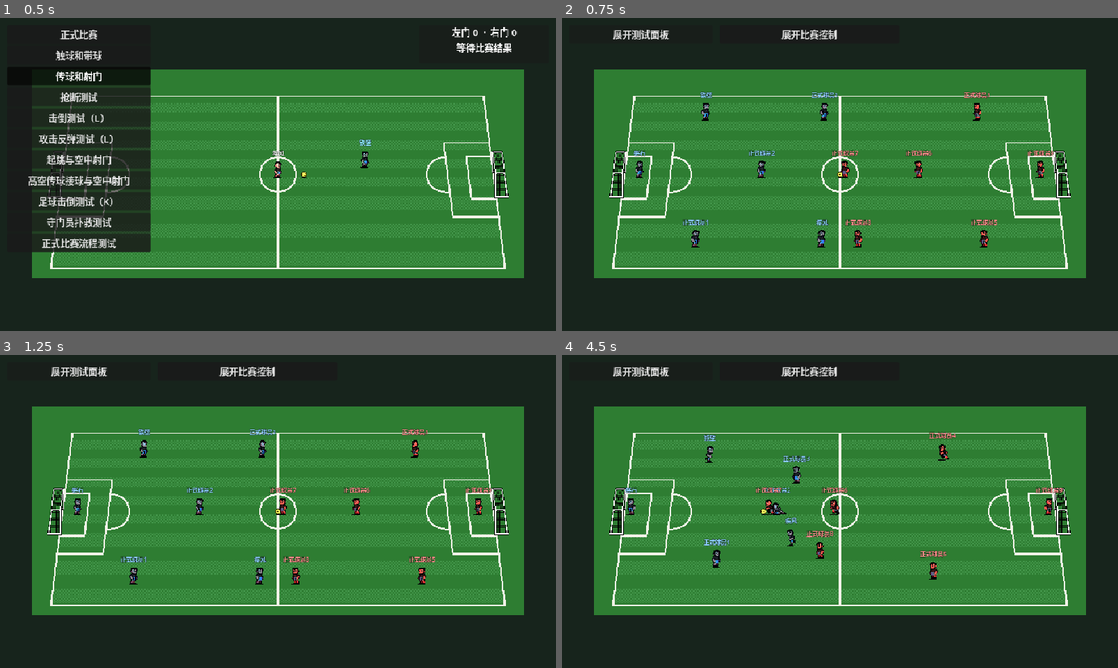
Above: before the commit, frames 1-4 (two rows, left to right).
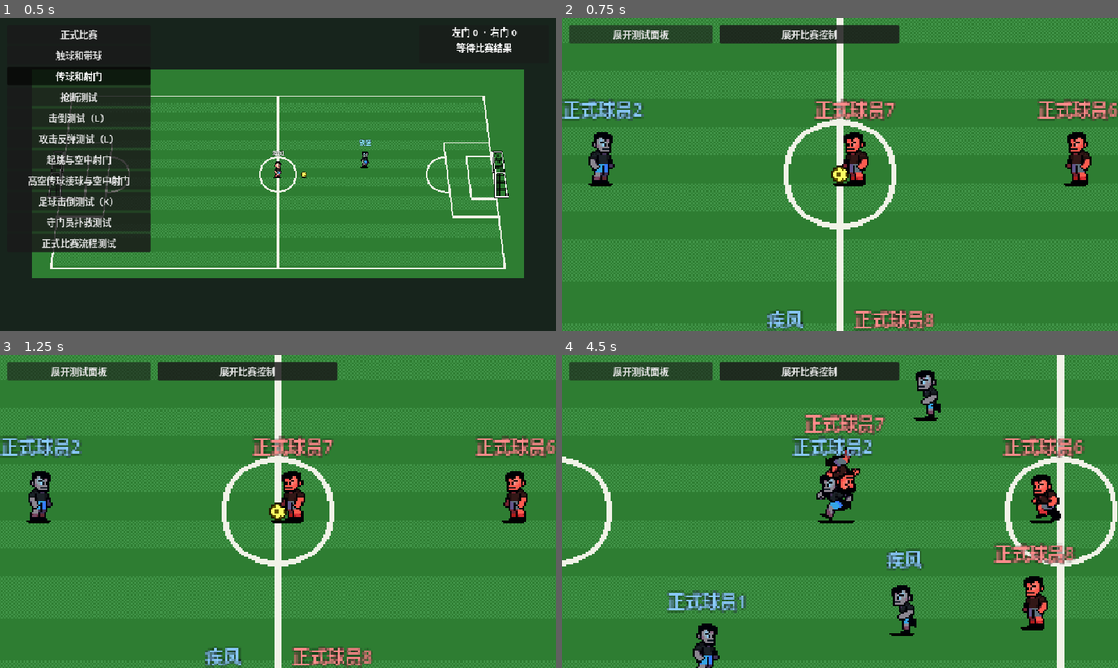
Above: after the commit, the same moments.

Repository: zerro12402/LuckyFootball
Game: Godot game, scene res://scenes/main/game_modes.tscn
Same seed, same stepped clock (60 frames per second), same inputs: the game is played once before the commit and once after it.
Inputs (mouse positions are in pixels of both pictures, inside the frame that each line leads up to):
- Up to frame 1 (0.5 s): no input
- Up to frame 2 (0.75 s): click "正式比赛" at 0.5 s
- Up to frame 3 (1.25 s): no input
- Up to frame 4 (4.5 s): click "展开比赛控制" at 1.25 s; click "开始比赛" at 2 s; tap Enter at 2.75 s; move the mouse to (962, 495) at 2.77 s; hold D (move_right) 2.78-3.5 s; tap M at 2.85 s; click (962, 495) at 2.92 s; tap Space at 3.02 s; drag from (728, 527) to (812, 574) at 3.52 s; move the mouse to (895, 442) at 4.27 s; hold D (move_right) from 4.28 s (still down); tap K at 4.35 s

Frame 1 is identical in both runs. In frame 2, 47% of the frame differs, in the area x 0-100%, y 0-100%; in frame 3, 47%; in frame 4, 50%.

Commit message:
镜头优化

Diff:
--- a/resources/data/ai_configs.csv
+++ b/resources/data/ai_configs.csv
@@ -1,12 +1,14 @@
 key,value,comment
 heartbeat_seconds,0.2,普通决策复查间隔（秒）
-hold_seconds,0.6,移动行为最短保持时间（秒）
+hold_seconds,1.0,移动行为最短保持时间（秒）
 plan_timeout_seconds,2,单次移动计划最长时间（秒）
 arrival_m,0.25,移动到达容差（米）
 pressure_m,4,受压进入距离（米）
 pressure_exit_m,5,受压退出距离（米）
 press_pass_multiplier,2,受压时传球权重倍率
 press_dribble_multiplier,0.5,受压时推进权重倍率
+forward_clear_dribble_radius_m,2,前锋持球推进加权的无对手半径（米）
+forward_clear_dribble_multiplier,1.5,前锋持球且半径内无对手时的推进权重倍率
 pass_forward_weight,4,向前传球目标权重；按球队进攻方向计算
 pass_lateral_weight,1,横向传球目标权重
 pass_backward_weight,0.1,回传目标权重；保留低概率安全回传
--- a/scripts/app/formal_match_bootstrap.gd
+++ b/scripts/app/formal_match_bootstrap.gd
@@ -10,6 +10,7 @@
 @export var match_id: String = ""
 @export var random_seed: int = 1
 @export var autonomous_players: bool = true
+@export var use_local_camera: bool = true
 @onready var _field: FieldEnvironment = %FieldEnvironment
 
 static var _instance_sequence: int = 0
@@ -61,6 +62,7 @@
 		_sources.append(source)
 	_loop = GameLoop.new(_simulation, GameLoop.DEFAULT_FIXED_DELTA_SECONDS,
 		GameLoop.DEFAULT_MAX_FRAME_DELTA_SECONDS, GameLoop.DEFAULT_MAX_STEPS_PER_FRAME, null, [], _sources)
+	_field.use_local_camera = use_local_camera
 	_field.configure(_data.get_field_by_id("demo_field"))
 	_field.configure_player_names(_data.player_definitions)
 	_field.set_debug_enabled(false)
@@ -78,7 +80,7 @@
 ## Drives the same fixed-step loop as development matches, with no player keyboard input.
 func _process(delta: float) -> void:
 	if _loop != null:
-		_present(_loop.advance_frame(delta, []))
+		_present(_loop.advance_frame(delta, []), delta)
 
 ## Lets a later production AI assembler supply authorized sources without importing its implementation.
 func set_action_sources(sources: Array[MatchActionSource]) -> bool:
@@ -152,8 +154,8 @@
 	_controls_toggle.text = "展开比赛控制" if collapsed else "收起比赛控制"
 
 ## Displays copied phase/time/team scores and immutable terminal facts without changing match state.
-func _present(frame: MatchFrameResult) -> void:
-	_field.present(frame.snapshot)
+func _present(frame: MatchFrameResult, delta_seconds: float = 0.0) -> void:
+	_field.present(frame.snapshot, delta_seconds)
 	_field.present_events(frame.events)
 	var snapshot := frame.snapshot
 	var phases := ["等待开始", "比赛中", "已暂停", "比赛结束", "比赛已取消"]
--- a/scripts/core/ai/role_candidate_builder.gd
+++ b/scripts/core/ai/role_candidate_builder.gd
@@ -36,14 +36,19 @@
 			maxf(1.0, _tuning.weight(role, AIActionCandidate.Behavior.RETURN)))]
 	if owns:
 		candidates.append(_move(player, goal, AIActionCandidate.Behavior.ADVANCE,
-			_tuning.weight(role, AIActionCandidate.Behavior.ADVANCE) * (_tuning.number("press_dribble_multiplier") if is_pressured else 1.0)))
+			_advance_weight(snapshot, player, role, is_pressured)))
 		candidates.append(_passes(snapshot, player, role, is_pressured, goal))
-		var distance := player.position_m.distance_to(goal)
-		var floor_weight := _tuning.number("shot_min_multiplier")
-		var shot_factor := floor_weight + (1.0 - floor_weight) / (1.0 + pow(distance / _tuning.number("shot_distance_scale_m"), 2.0))
 		if can_attempt_shot(player, goal):
+			var distance := player.position_m.distance_to(goal)
+			var floor_weight := _tuning.number("shot_min_multiplier")
+			var scaled_distance := distance / _tuning.number("shot_distance_scale_m")
+			var distance_factor := floor_weight + (1.0 - floor_weight) / (1.0 + scaled_distance * scaled_distance)
+			# Start the ground shot lottery at zero weight when the carrier crosses the range limit.
+			var range_ratio := distance / _tuning.number("shot_max_distance_m")
+			var range_factor := maxf(0.0, 1.0 - range_ratio * range_ratio)
+			var shot_weight := _tuning.weight(role, AIActionCandidate.Behavior.SHOOT) * distance_factor * range_factor
 			candidates.append(_one(player_id, AIActionCandidate.Behavior.SHOOT,
-				_tuning.weight(role, AIActionCandidate.Behavior.SHOOT) * shot_factor, MatchAction.Type.SHOOT))
+				shot_weight, MatchAction.Type.SHOOT))
 		if is_pressured:
 			candidates.append(_one(player_id, AIActionCandidate.Behavior.JUMP,
 				_tuning.weight(role, AIActionCandidate.Behavior.JUMP), MatchAction.Type.JUMP))
@@ -81,6 +86,22 @@
 		return scaled
 	return candidates
 
+## Favors a forward's dribble when the immediate space is clear, independently of broader pressure.
+func _advance_weight(snapshot: MatchStateSnapshot, player: PlayerStateSnapshot,
+		role: String, is_pressured: bool) -> float:
+	var weight := _tuning.weight(role, AIActionCandidate.Behavior.ADVANCE)
+	if is_pressured:
+		weight *= _tuning.number("press_dribble_multiplier")
+	if role != "forward":
+		return weight
+	var radius := _tuning.number("forward_clear_dribble_radius_m")
+	for opponent in snapshot.players:
+		if opponent.team_id != player.team_id \
+				and opponent.position_m.distance_squared_to(player.position_m) <= radius * radius:
+			return weight
+	return weight * _tuning.number("forward_clear_dribble_multiplier")
+
+
 ## Gives passes a category weight independent of how many eligible teammates exist.
 func _passes(snapshot: MatchStateSnapshot, player: PlayerStateSnapshot,
 		role: String, is_pressured: bool, goal: Vector2) -> AIActionCandidate:
--- a/scripts/core/data/ai_config_data_repository.gd
+++ b/scripts/core/data/ai_config_data_repository.gd
@@ -7,6 +7,11 @@
 const TACTICAL_KEYS: Array[String] = ["pass_forward_weight", "pass_lateral_weight",
 	"pass_backward_weight", "pass_direction_deadzone_m", "defense_standoff_m",
 	"press_prediction_seconds"]
+const FORWARD_DRIBBLE_DEFAULTS := {
+	"forward_clear_dribble_radius_m": 2.0,
+	"forward_clear_dribble_multiplier": 1.5,
+}
+
 var errors: PackedStringArray:
 	get: return _errors.duplicate()
 var _errors: PackedStringArray = []
@@ -31,7 +36,9 @@
 			continue
 		var key := row[0].strip_edges()
 		var raw := row[1].strip_edges()
-		if (not KEYS.has(key) and not SHOT_KEYS.has(key) and not TACTICAL_KEYS.has(key)) or numbers.has(key) or not raw.is_valid_float():
+		var known_key := KEYS.has(key) or SHOT_KEYS.has(key) or TACTICAL_KEYS.has(key) \
+			or FORWARD_DRIBBLE_DEFAULTS.has(key)
+		if not known_key or numbers.has(key) or not raw.is_valid_float():
 			_errors.append("Unknown, duplicate or nonnumeric AI key: " + key)
 			continue
 		var amount := raw.to_float()
@@ -55,4 +62,10 @@
 			or numbers["pass_lateral_weight"] < numbers["pass_backward_weight"]:
 		_errors.append("AI pass weights require forward >= lateral >= backward and positive forward")
 		return null
+	for key in FORWARD_DRIBBLE_DEFAULTS:
+		if not numbers.has(key):
+			numbers[key] = FORWARD_DRIBBLE_DEFAULTS[key]
+	if numbers["forward_clear_dribble_multiplier"] < 1.0:
+		_errors.append("AI clear dribble multiplier must be at least 1")
+		return null
 	return AIBehaviorConfig.new(numbers)
--- a/scripts/input/formal_flow_test_controls.gd
+++ b/scripts/input/formal_flow_test_controls.gd
@@ -39,6 +39,7 @@
 		_session.queue_free()
 	_session = SESSION_SCENE.instantiate() as FormalMatchBootstrap
 	_session.autonomous_players = false
+	_session.use_local_camera = false
 	_session.name = "FormalSession"
 	get_parent().add_child(_session)
 	_session.presentation_frame_ready.connect(_present)
--- a/scripts/presentation/field/field_environment.gd
+++ b/scripts/presentation/field/field_environment.gd
@@ -5,6 +5,12 @@
 const PLAYER_SCENE := preload("res://scenes/actors/player_actor.tscn")
 
 const REQUIRED_VIEW_SIZE := Vector2(960.0, 540.0)
+const LOCAL_FIELD_FRACTION := 0.25
+const GOAL_MARGIN_PX := 16.0
+const BALL_VERTICAL_MARGIN_PX := 48.0
+
+@export_range(0.01, 0.5, 0.01) var camera_follow_half_life_seconds: float = 0.08
+var use_local_camera: bool = false
 
 @onready var _left_goal: Node2D = %LeftGoal
 @onready var _right_goal: Node2D = %RightGoal
@@ -24,6 +30,9 @@
 
 var _field_definition: FieldDefinition
 var _projection: FieldArtProjection
+var _local_camera_zoom: float = 1.0
+var _camera_horizontal_bounds := Vector2.ZERO
+var _camera_round: int = -1
 var _keeper_save_duration: float = 1.2
 
 var _presented_player_ids: Array[String] = []
@@ -33,7 +42,7 @@
 var _right_net_tween: Tween
 
 
-## Keeps the fixed full-field camera fitted to the current viewport.
+## Keeps the active framing fitted to the current viewport.
 func _ready() -> void:
 	get_viewport().size_changed.connect(_fit_camera_to_viewport)
 	_fit_camera_to_viewport()
@@ -57,6 +66,11 @@
 		)
 	)
 	_debug_overlay.configure(_field_definition, _projection)
+	_camera_round = -1
+	_camera.position = Vector2.ZERO
+	if use_local_camera:
+		_calibrate_local_camera()
+	_fit_camera_to_viewport()
 
 
 ## Converts a metre position through the perspective art projection.
@@ -152,7 +166,7 @@
 
 
 ## Copies a match snapshot into visible actors without changing simulation state.
-func present(snapshot: MatchStateSnapshot) -> void:
+func present(snapshot: MatchStateSnapshot, delta_seconds: float = 0.0) -> void:
 	if _projection == null:
 		return
 	var player_actors: Array[PlayerActor] = [
@@ -183,6 +197,7 @@
 			):
 				aerial_carrier_actor = player_actors[player_index]
 	if snapshot.ball != null:
+		_update_camera(snapshot, delta_seconds)
 		_ball.present(snapshot.ball, _projection)
 		if hand_carrier_actor != null:
 			_ball.place_owned_sprite_at_foot(hand_carrier_actor.get_keeper_hand_world_position())
@@ -216,6 +231,65 @@
 			_right_net_tween = tween
 
 
+## Calibrates the nominal frame against the projected pitch polygon and goal art.
+func _calibrate_local_camera() -> void:
+	var boundary := _projection.get_boundary_points()
+	var signed_double_area := 0.0
+	var left_edge := INF
+	var right_edge := -INF
+	for index in range(boundary.size()):
+		var point := boundary[index]
+		signed_double_area += point.cross(boundary[(index + 1) % boundary.size()])
+		left_edge = minf(left_edge, point.x)
+		right_edge = maxf(right_edge, point.x)
+	var projected_area := absf(signed_double_area) * 0.5
+	_local_camera_zoom = sqrt(REQUIRED_VIEW_SIZE.x * REQUIRED_VIEW_SIZE.y
+		/ (projected_area * LOCAL_FIELD_FRACTION))
+	for goal in [_left_goal, _right_goal]:
+		for sprite in goal.get_children():
+			if sprite is Sprite2D:
+				var bounds: Rect2 = goal.transform * sprite.transform * sprite.get_rect()
+				left_edge = minf(left_edge, bounds.position.x)
+				right_edge = maxf(right_edge, bounds.end.x)
+	_camera_horizontal_bounds = Vector2(left_edge - GOAL_MARGIN_PX, right_edge + GOAL_MARGIN_PX)
+
+
+## Follows the ground projection and applies edge correction even on a zero-time reset frame.
+func _update_camera(snapshot: MatchStateSnapshot, delta_seconds: float) -> void:
+	if not use_local_camera:
+		return
+	var ball_position := snapshot.ball.position_m
+	var target_x := _clamp_camera_x(field_to_world(ball_position).x)
+	_camera.position.y = _get_camera_y(ball_position.y)
+	if _camera_round != snapshot.round_sequence:
+		_camera_round = snapshot.round_sequence
+		_camera.position.x = target_x
+		_camera.force_update_scroll()
+		return
+	var weight := 1.0 - pow(0.5, maxf(delta_seconds, 0.0) / camera_follow_half_life_seconds)
+	_camera.position.x = lerpf(_camera.position.x, target_x, weight)
+
+
+## Moves only far enough to show the ball near either touchline, without chasing it out of play.
+func _get_camera_y(ball_y_m: float) -> float:
+	var half_pitch_width := _field_definition.width_m * 0.5
+	var field_y_m := clampf(ball_y_m, -half_pitch_width, half_pitch_width)
+	var world_y := field_to_world(Vector2(0.0, field_y_m)).y
+	var half_height := get_viewport_rect().size.y / (2.0 * _camera.zoom.y)
+	var safe_half_height := maxf(0.0, half_height - BALL_VERTICAL_MARGIN_PX)
+	return world_y - clampf(world_y, -safe_half_height, safe_half_height)
+
+
+## Keeps the corresponding goal and padding inside the frame at either end.
+func _clamp_camera_x(world_x: float) -> float:
+	var half_width := get_viewport_rect().size.x / (2.0 * _camera.zoom.x)
+	var minimum_x := _camera_horizontal_bounds.x + half_width
+	var maximum_x := _camera_horizontal_bounds.y - half_width
+	if minimum_x > maximum_x:
+		return (_camera_horizontal_bounds.x + _camera_horizontal_bounds.y) * 0.5
+	return clampf(world_x, minimum_x, maximum_x)
+
+
 ## Preserves pitch proportions while fitting the design viewport.
 func _fit_camera_to_viewport() -> void:
 	var viewport_size := get_viewport_rect().size
@@ -223,7 +297,10 @@
 		viewport_size.x / REQUIRED_VIEW_SIZE.x,
 		viewport_size.y / REQUIRED_VIEW_SIZE.y,
 	)
-	_camera.zoom = Vector2.ONE * maxf(uniform_zoom, 0.01)
+	var framing_zoom := _local_camera_zoom if use_local_camera else 1.0
+	_camera.zoom = Vector2.ONE * maxf(uniform_zoom, 0.01) * framing_zoom
+	if use_local_camera and _camera_round >= 0:
+		_camera.position.x = _clamp_camera_x(_camera.position.x)
 
 
 ## Uses the configured simulation duration for read-only keeper animation playback.
--- a/tests/unit/test_ai_continuous_dribbling.gd
+++ b/tests/unit/test_ai_continuous_dribbling.gd
@@ -6,6 +6,7 @@
 ## Verifies candidate policy for every outfield role and actual jump motion through the simulation.
 func _init() -> void:
 	_test_carrier_candidates()
+	_test_forward_clear_dribble()
 	_test_moving_jump()
 	for failure in _failures:
 		printerr(failure)
@@ -38,6 +39,31 @@
 	for candidate in builder.build(snapshot, keeper.player_id, "keeper", keeper.state.position_m, Vector2(25, 0), "", false):
 		keeper_hold = keeper_hold or candidate.behavior == AIActionCandidate.Behavior.HOLD
 	_check(keeper_hold, "keeper still waits to distribute from a stationary position")
+
+## Uses the carrier's actual local space, including the exact radius, independently of pressure.
+func _test_forward_clear_dribble() -> void:
+	var f := Fixture.new()
+	var builder := RoleCandidateBuilder.new(f.tuning, f.rules, f.formal.field)
+	var carrier := f.player("carrier", Vector2(15, 0))
+	carrier.state_machine.set_possession_state(PlayerMatchState.PossessionState.POSSESSING)
+	var ball := BallMatchState.new(carrier.state.position_m)
+	ball._set_owner(carrier.player_id)
+	var teammate := f.player("mate", Vector2(16, 0))
+	var opponent := f.player("opponent", Vector2(15, 2), "away")
+	for distance: float in [2.0, 2.01]:
+		opponent.state._set_position(carrier.state.position_m + Vector2(0, distance))
+		var snapshot := f.snapshot([carrier, teammate, opponent], ball)
+		for role: String in ["forward", "mid", "back"]:
+			var expected := f.tuning.weight(role, AIActionCandidate.Behavior.ADVANCE) * 0.5
+			if distance > 2.0 and role == "forward":
+				expected *= 1.5
+			var choices := builder.build(snapshot, carrier.player_id, role, Vector2.ZERO,
+				Vector2(25, 0), "", true)
+			for candidate in choices:
+				if candidate.behavior == AIActionCandidate.Behavior.ADVANCE:
+					_check(is_equal_approx(candidate.weight, expected),
+						"Only a forward with no opponent within two metres gets the dribble bonus")
+
 
 ## A jump preserves real dribbling input, while directed high-pass reception and kicking still explicitly stop stale movement.
 func _test_moving_jump() -> void:
--- a/tests/unit/test_ai_loose_collection_and_close_shots.gd
+++ b/tests/unit/test_ai_loose_collection_and_close_shots.gd
@@ -87,6 +87,22 @@
 		for candidate in choices:
 			for option in candidate.targets:
 				_check(option.action.action_type != MatchAction.Type.SHOOT, "fifteen-metre ground shot excluded")
+		var previous_weight := -1.0
+		for distance: float in [12.0, 11.9, 10.0, 5.0]:
+			carrier.state._set_position(goal - Vector2(side * distance, 0.0))
+			snapshot = f.snapshot([carrier], ball)
+			choices = builder.build(snapshot, carrier.player_id, "forward", Vector2.ZERO, goal, "", false)
+			var shot_weight := 0.0
+			for candidate in choices:
+				if candidate.behavior == AIActionCandidate.Behavior.SHOOT:
+					shot_weight = candidate.weight
+			_check(shot_weight > previous_weight, "Ground shot weight rises as either team approaches goal")
+			if distance >= 11.9:
+				_check(shot_weight < 0.25, "Ground shot has negligible weight just inside the range limit")
+			if distance == 12.0:
+				_check(is_zero_approx(shot_weight), "Ground shot has zero weight at the limit")
+			previous_weight = shot_weight
+		carrier.state._set_position(Vector2(side * 10, 0))
 		carrier.state_machine.try_start_jump(f.rules)
 		carrier.advance(0.15)
 		snapshot = f.snapshot([carrier], ball)
--- /dev/null
+++ b/tests/unit/test_field_camera.gd
@@ -0,0 +1,123 @@
+## Verifies formal framing and follow behavior from camera values without inspecting rendered frames.
+extends SceneTree
+
+const Fixture = preload("res://tests/support/formal_match_fixture.gd")
+const FORMAL_SCENE := "res://scenes/match/formal_match.tscn"
+const FIELD_SCENE := "res://scenes/match/field_environment.tscn"
+var _failures: PackedStringArray = []
+
+
+## Waits for the headless tree before assembling the real production scene.
+func _init() -> void:
+	call_deferred("_run")
+
+
+## Exercises committed snapshots, viewport resizing and the unchanged shared full-field scene.
+func _run() -> void:
+	var viewport := SubViewport.new()
+	viewport.render_target_update_mode = SubViewport.UPDATE_DISABLED
+	viewport.size = Vector2i(960, 540)
+	root.add_child(viewport)
+	var formal := (load(FORMAL_SCENE) as PackedScene).instantiate() as FormalMatchBootstrap
+	formal.autonomous_players = false
+	viewport.add_child(formal)
+	formal.set_process(false)
+	var field := formal.get_node("FieldEnvironment") as FieldEnvironment
+	var camera := field._camera
+	var initial := formal.get_snapshot()
+	_check(initial != null, "Formal scene publishes its initial snapshot")
+	if initial != null:
+		_check(is_equal_approx(camera.position.x, field.field_to_world(initial.ball.position_m).x),
+			"Initial snapshot immediately centers on the kickoff ball")
+		var pitch_area := 299.0 * (723.0 + 787.0) * 0.5
+		var view_area := 960.0 * 540.0 / (camera.zoom.x * camera.zoom.y)
+		_check(absf(view_area / pitch_area - 0.25) < 0.01, "Default frame covers a quarter of the projected pitch")
+		var zoom := camera.zoom
+		viewport.size = Vector2i(1280, 720)
+		_check(camera.zoom.is_equal_approx(zoom * 4.0 / 3.0), "Resize scales both axes uniformly")
+		viewport.size = Vector2i(960, 540)
+		_check(formal.start_match(), "Formal match starts normally")
+		_check_follow(formal, field, zoom)
+		_check_touchlines(formal, field)
+		_check_reset(formal, field)
+	formal.free()
+	var demo := (load(FIELD_SCENE) as PackedScene).instantiate() as FieldEnvironment
+	viewport.add_child(demo)
+	demo.configure(Fixture.new().field)
+	_check(demo._camera.zoom == Vector2.ONE and demo._camera.position == Vector2.ZERO,
+		"The shared demo field still defaults to the fixed full-field frame")
+	viewport.free()
+	for failure in _failures:
+		push_error(failure)
+	print("Field camera failures: ", _failures.size())
+	quit(0 if _failures.is_empty() else 1)
+
+
+## Tests horizontal damping against the ground position and the art-calibrated end limits.
+func _check_follow(formal: FormalMatchBootstrap, field: FieldEnvironment, zoom: Vector2) -> void:
+	var ball := formal._simulation._ball_runtime_system
+	var camera := field._camera
+	var from_x := camera.position.x
+	var point := Vector2(10.0, 3.0)
+	ball.state._launch_shot(point, Vector2.RIGHT, 30.0, 3.0)
+	var target_x := field.field_to_world(point).x
+	field.present(formal.get_snapshot(), field.camera_follow_half_life_seconds)
+	_check(is_equal_approx(camera.position.x, lerpf(from_x, target_x, 0.5)),
+		"One half-life closes half the distance to the airborne ball's ground projection")
+	_check(camera.position.y == 0.0 and camera.zoom == zoom, "Ball motion inside the safe frame and ball height do not move Y or zoom")
+	var half_width := 480.0 / camera.zoom.x
+	for side: float in [-1.0, 1.0]:
+		ball.reset_ball(Vector2(side * 100.0, 0.0))
+		field.present(formal.get_snapshot(), 3.0)
+		var edge := camera.position.x + side * half_width
+		var expected := field._camera_horizontal_bounds.x if side < 0.0 else field._camera_horizontal_bounds.y
+		var goal := field._left_goal if side < 0.0 else field._right_goal
+		_check(is_equal_approx(edge, expected), "End framing reaches its configured horizontal limit")
+		for sprite in goal.get_children():
+			var bounds: Rect2 = goal.transform * sprite.transform * sprite.get_rect()
+			_check(bounds.position.x >= camera.position.x - half_width
+				and bounds.end.x <= camera.position.x + half_width
+				and (bounds.position.x - edge if side < 0.0 else edge - bounds.end.x) >= 15.99,
+				"End framing includes the complete corresponding goal width and outer margin")
+
+
+## Keeps both touchlines in view on the same frame and recenters when the ball returns.
+func _check_touchlines(formal: FormalMatchBootstrap, field: FieldEnvironment) -> void:
+	var ball := formal._simulation._ball_runtime_system
+	var camera := field._camera
+	var half_height := 270.0 / camera.zoom.y
+	for side: float in [-1.0, 1.0]:
+		var point := Vector2(0.0, side * field.field_definition.width_m * 0.5)
+		ball.reset_ball(point)
+		field.present(formal.get_snapshot())
+		var y := field.field_to_world(point).y
+		_check(side * camera.position.y > 0.0, "Camera moves toward the touchline")
+		_check(absf(y - camera.position.y) <= half_height - 47.99,
+			"The ball at either touchline is visible with padding on the same frame")
+		var edge_y := camera.position.y
+		ball.reset_ball(point + Vector2(0.0, side * 5.0))
+		field.present(formal.get_snapshot())
+		_check(camera.position.y == edge_y, "Out-of-play ball cannot drag the camera farther")
+	ball.reset_ball(Vector2.ZERO)
+	field.present(formal.get_snapshot())
+	_check(camera.position.y == 0.0, "Camera recenters vertically when the ball returns")
+
+
+## Uses a real goal settlement and checks the first published next-round frame without extra camera time.
+func _check_reset(formal: FormalMatchBootstrap, field: FieldEnvironment) -> void:
+	Fixture.new().launch_boundary(formal._simulation, 0.01)
+	for step in range(60):
+		formal._process(0.05)
+		var snapshot := formal.get_snapshot()
+		if snapshot.round_sequence > 1:
+			_check(snapshot.home_score == 1, "Camera reset follows real goal settlement")
+			_check(is_equal_approx(field._camera.position.x, field.field_to_world(snapshot.ball.position_m).x),
+				"The first committed next-round frame snaps directly to the reset ball")
+			return
+	_check(false, "Expected a committed next round")
+
+
+## Accumulates failures so a single headless run reports every camera contract violation.
+func _check(condition: bool, message: String) -> void:
+	if not condition:
+		_failures.append(message)
Not shown, added: tests/unit/test_field_camera.gd.uid
Not shown, changed: openspec/changes/add-basic-field-environment/design.md
Not shown, changed: openspec/changes/add-basic-field-environment/specs/field-environment/spec.md
Not shown, changed: openspec/changes/add-basic-field-environment/tasks.md
